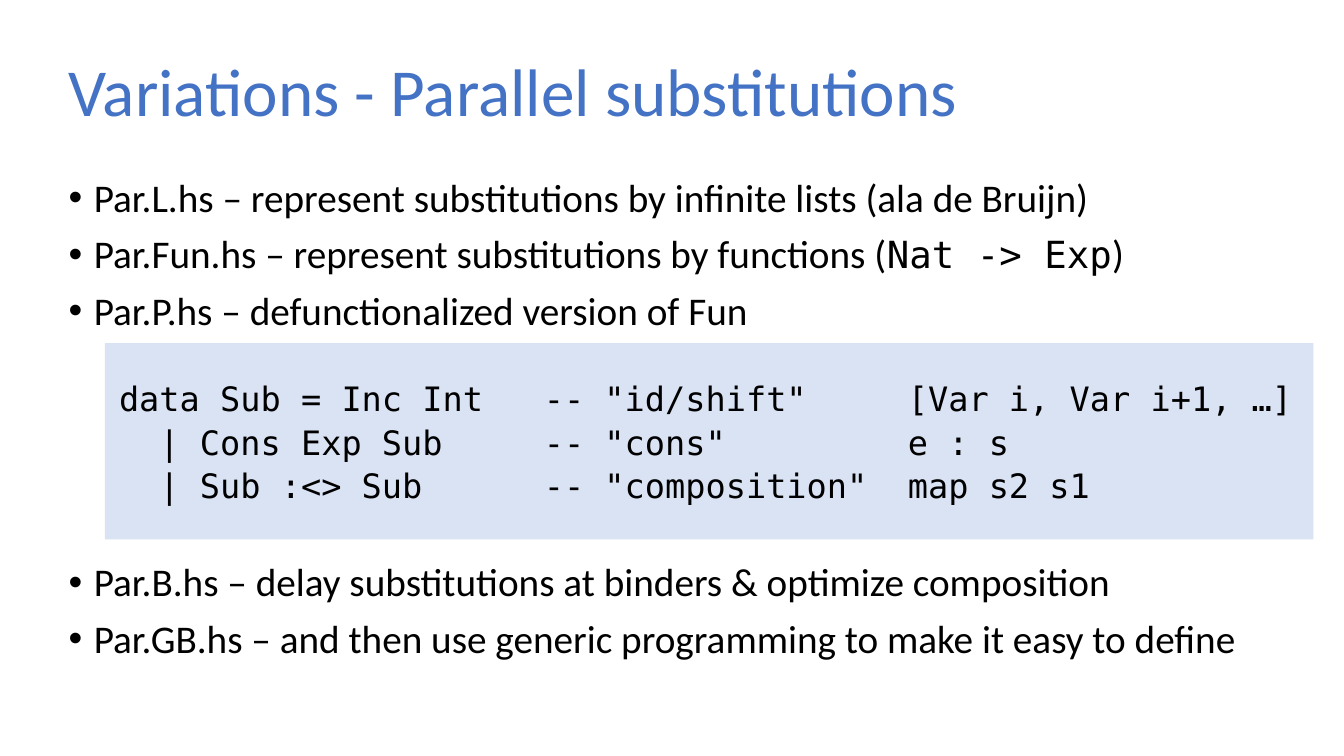
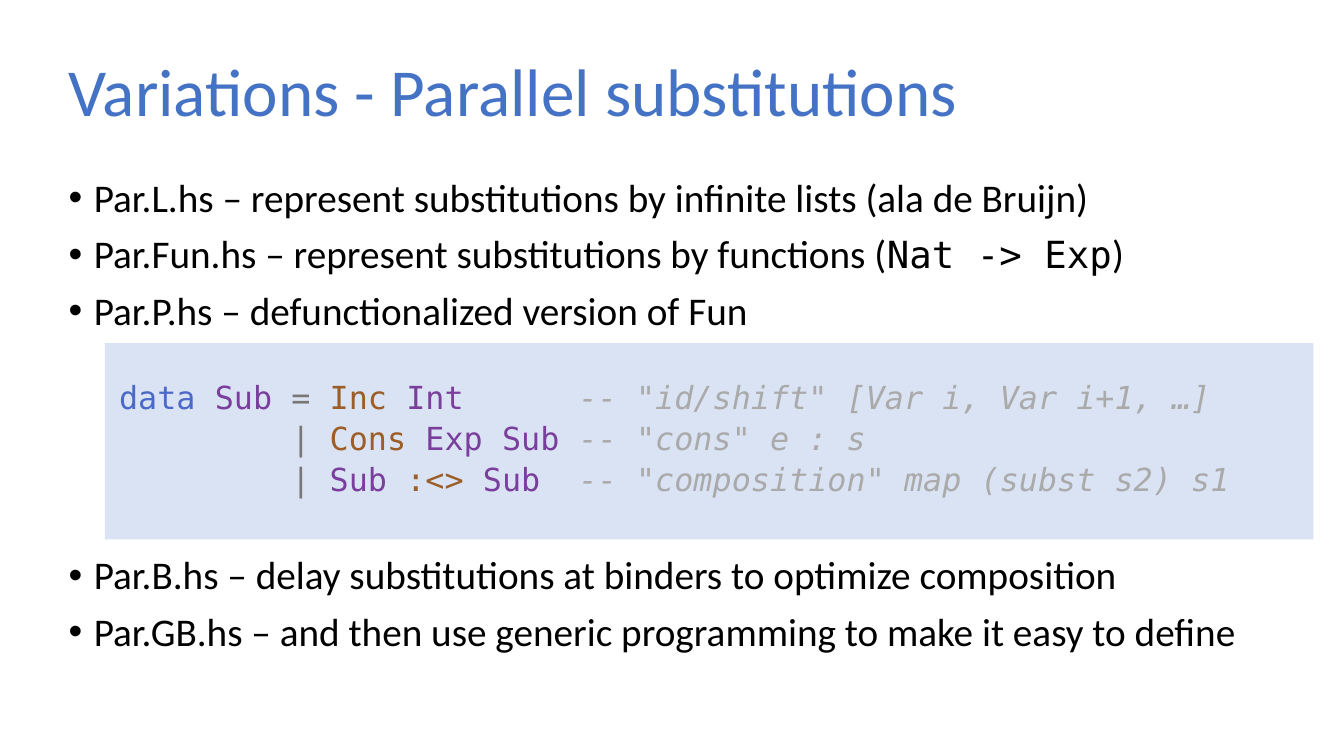
Before and after one commit to sweirich/lambda-n-ways, a slide deck: slide 17 of plclub-2021.pptx. Drawn at 1344x756 pixels with LibreOffice and Linux fonts; fonts in the diff are those of the drawing. Boxes give left, top, right and bottom in pixels: in the first picture for what was removed or moved away, otherwise in the second. Text is boxed around its words. In the diff, an @@ line names an element or a change of style, - is before the commit and + after.

```diff
--- a/plclub-2021.pptx
+++ b/plclub-2021.pptx
@@ text at <box>119,385,1153,457</box>: size 18 to 17 pt in "data Sub = Inc Int -- "id/shift" ...", "| Cons Exp Sub -- "cons" e ..."; text colour #000000 to #4B69C6 in "data"; text colour #000000 to #7A3E9D in "Sub Int", "Exp Sub"; text colour #000000 to #777777 in "=", "|"; text colour #000000 to #9C5D27 in "Inc", "Cons"; text colour #000000 to #AAAAAA, italic on in "-- "id/shift" [Var i, Var i+1, …]", "-- "cons" e : s" @@
@@ text at <box>94,467,1229,596</box>: text changed @@
-  | Sub :<> Sub -- "composition" map s2 s1
-• Par.B.hs – delay substitutions at binders & optimize composition
+  | Sub :<> Sub -- "composition" map (subst s2) s1
+• Par.B.hs – delay substitutions at binders to optimize composition
```
Also in this commit, not shown: 14 other slides changed, 1 slide added, 1 other file.
